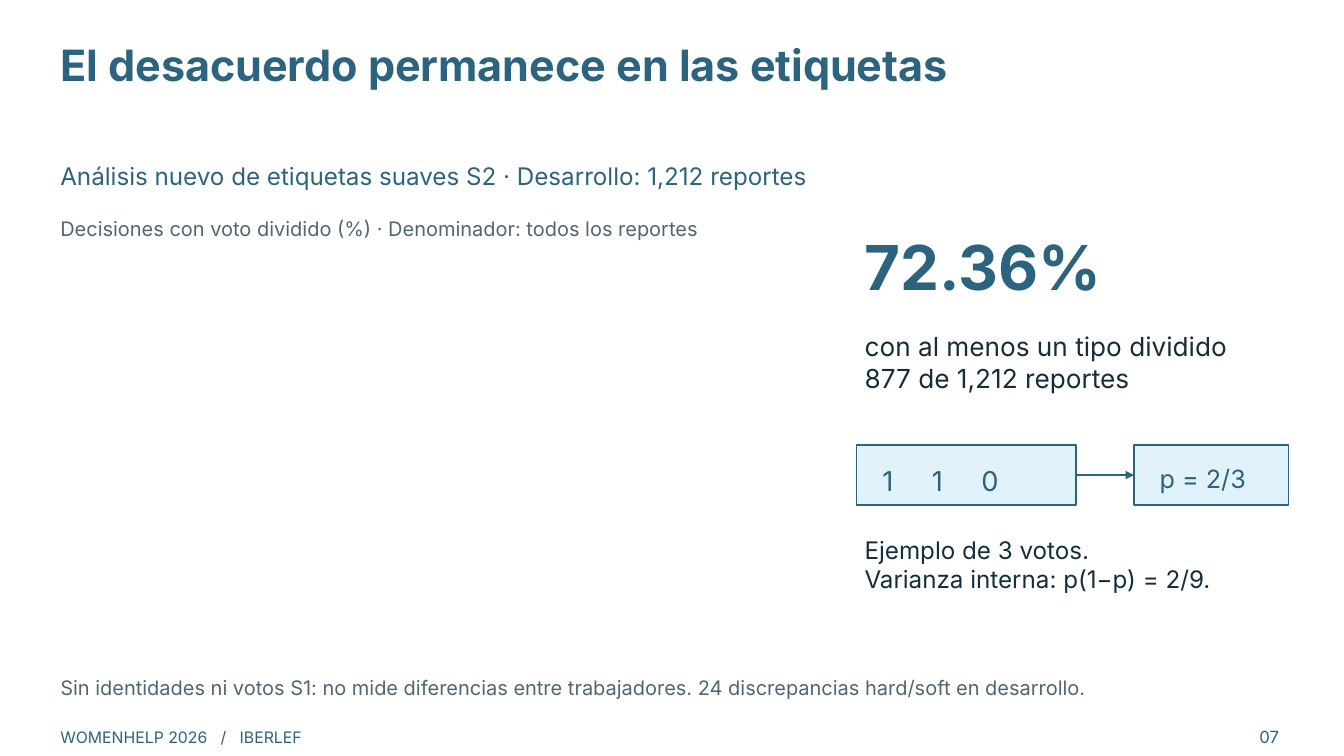
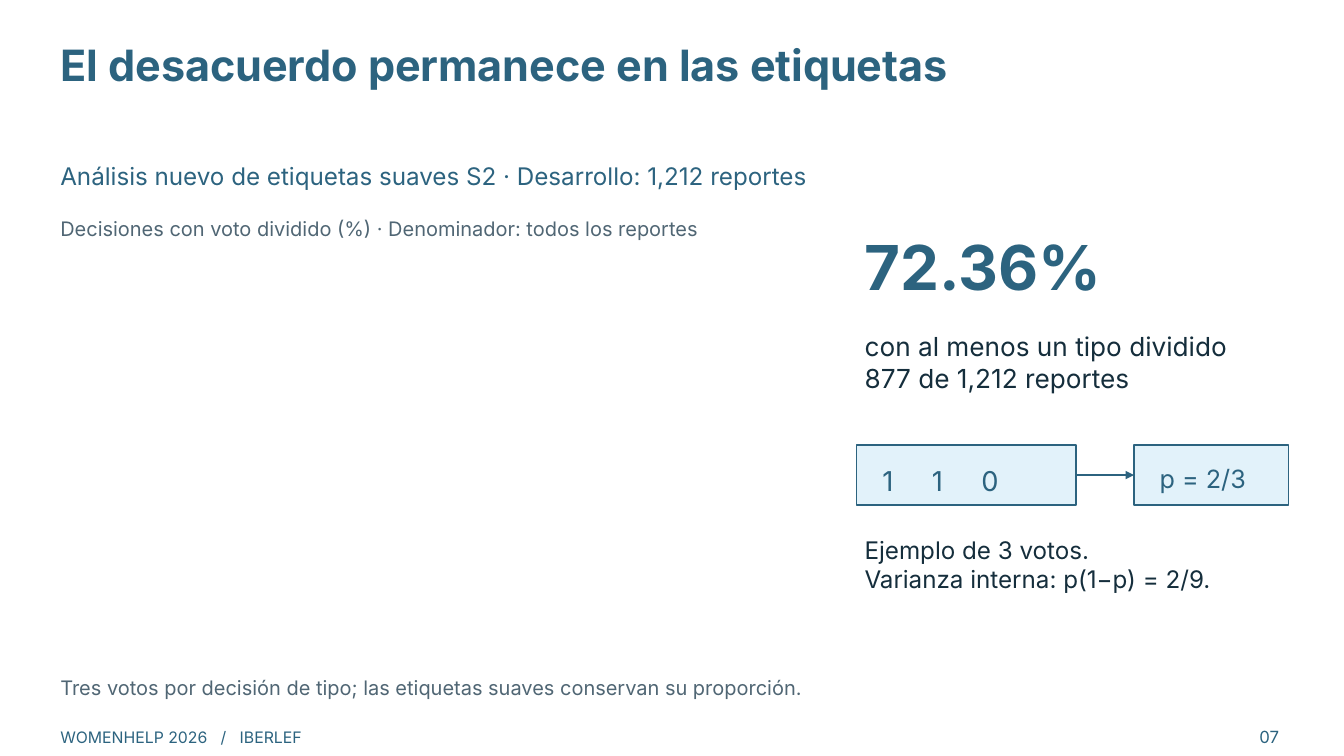
Before and after one commit to mariron42/clasificador_violencia, a slide deck: slide 7 of presentation/WomenHelp_charla_es.pptx. Drawn at 1344x756 pixels with LibreOffice and Linux fonts; fonts in the diff are those of the drawing. Boxes give left, top, right and bottom in pixels: in the first picture for what was removed or moved away, otherwise in the second. Text is boxed around its words. In the diff, an @@ line names an element or a change of style, - is before the commit and + after.

```diff
--- a/presentation/WomenHelp_charla_es.pptx
+++ b/presentation/WomenHelp_charla_es.pptx
@@ text at (60, 680, 802, 699): text changed @@
-Sin identidades ni votos S1: no mide diferencias entre trabajadores. 24 discrepancias hard/soft en desarrollo.
+Tres votos por decisión de tipo; las etiquetas suaves conservan su proporción.
```
Also in this commit, not shown: 4 other slides changed, 7 other files.
